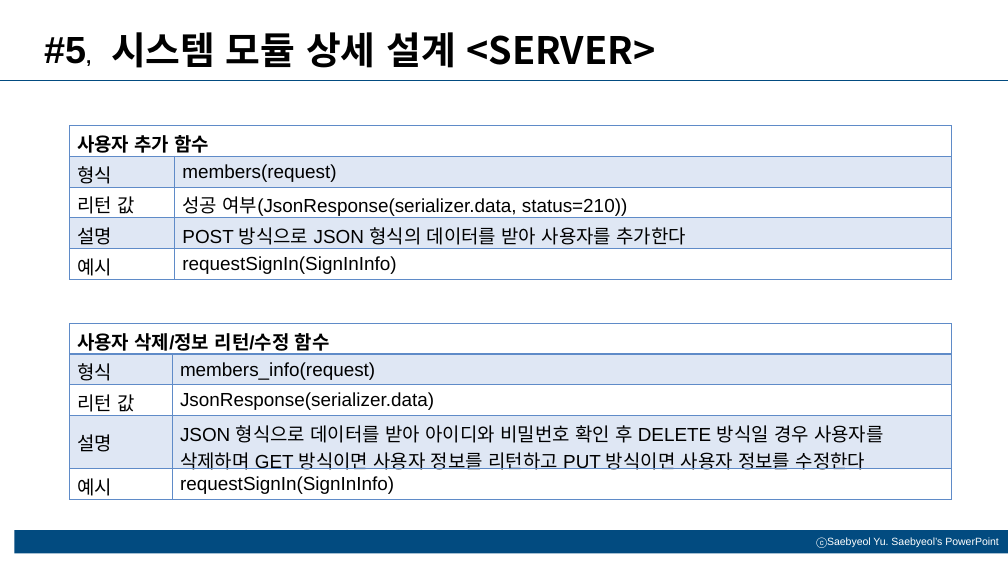
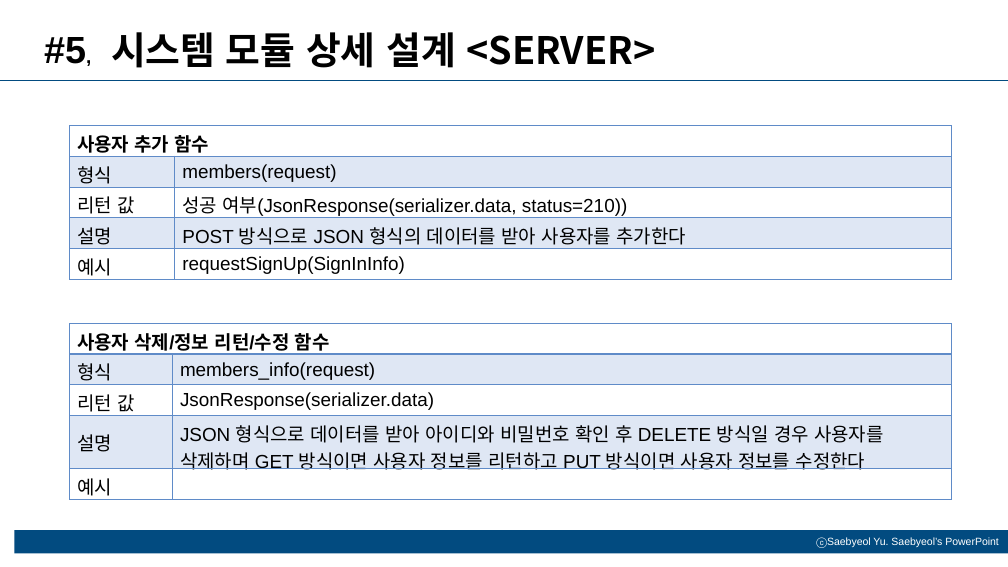
Before and after one commit to kpuce2022CD/Zinzara, a slide deck: slide 17 of document/Zinzara_종합설계_설계서(2차).pptx. Drawn at 1008x567 pixels with LibreOffice and Linux fonts; fonts in the diff are those of the drawing. Boxes give left, top, right and bottom in pixels: in the first picture for what was removed or moved away, otherwise in the second. Text is boxed around its words. In the diff, an @@ line names an element or a change of style, - is before the commit and + after.

```diff
--- a/document/Zinzara_종합설계_설계서(2차).pptx
+++ b/document/Zinzara_종합설계_설계서(2차).pptx
@@ table at (70, 126, 951, 280) @@
-row 5, column 2: requestSignIn(SignInInfo)
+row 5, column 2: requestSignUp(SignInInfo)
@@ table at (70, 324, 951, 500) @@
-row 5, column 2: requestSignIn(SignInInfo)
+row 5, column 2: 
```
Also in this commit, not shown: 4 other slides changed.
